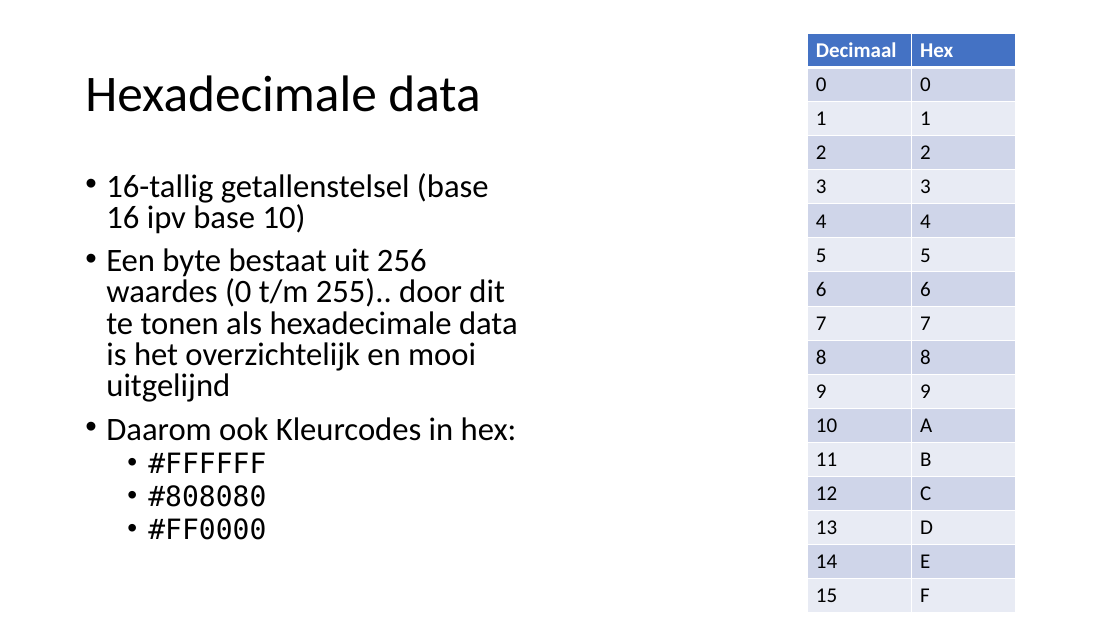
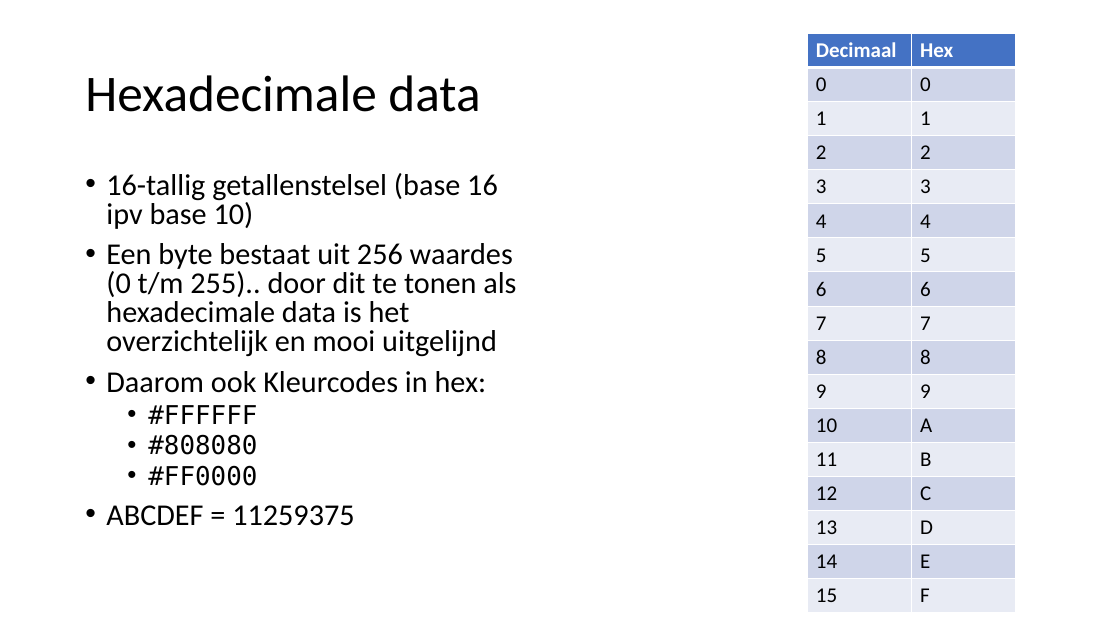
Before and after one commit to devhelpr/dotnedsaturday, a slide deck: slide 14 of powerpoint/DotNedSaturday-Visual Webassembly compiler.pptx (slide 13 before the commit). Drawn at 1120x630 pixels with LibreOffice and Linux fonts; fonts in the diff are those of the drawing. Boxes give left, top, right and bottom in pixels: in the first picture for what was removed or moved away, otherwise in the second. Text is boxed around its words. In the diff, an @@ line names an element or a change of style, - is before the commit and + after.

```diff
--- a/powerpoint/DotNedSaturday-Visual Webassembly compiler.pptx
+++ b/powerpoint/DotNedSaturday-Visual Webassembly compiler.pptx
@@ text at (106, 173, 516, 486): size 28 to 25.9 pt in "16-tallig getallenstelsel (base 16 ipv base 10)", "Een byte bestaat uit 256 waardes (0 ...", "Daarom ook Kleurcodes in hex:"; size 24 to 22.2 pt in "#FFFFFF", "#808080", "#FF0000" @@
@@ text at (106, 505, 354, 526): paragraph added @@
+• ABCDEF = 11259375
```
Also in this commit, not shown: 5 other slides changed, 1 slide added.
